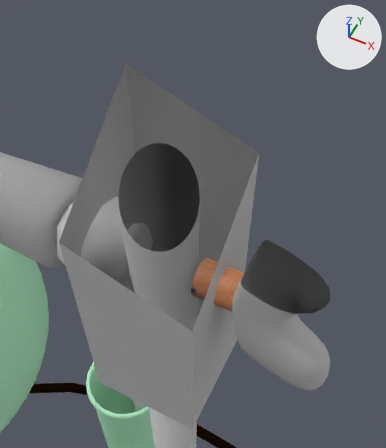
Before and after pictures for a commit that changed the Blender file Assets/models/house/floor02/lab/chem_lab01.blend.
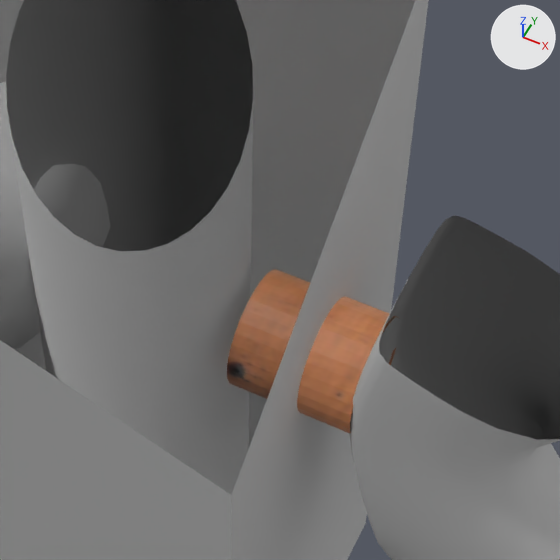
Each version appears first from a camera (50 mm lens) standing at (0.8021, -0.1823, 0.8411) and looking at (0.7504, -0.079, 0.712), and next in a close-up on the part from 30% to 78% of the width and 38% to 79% of the height. The lights are fixed; the arrows at upper right show +X, +Y and +Z. Everything nearer to the camera than a plane just in front of the edit is cut away.

In view in the first close-up: 'arm_base', 'arm_joint', 'leg', 'turn_key', 'turn_key_screw'.
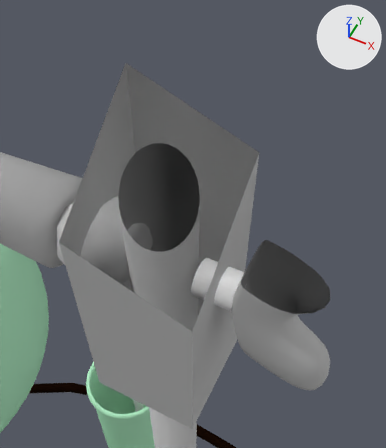
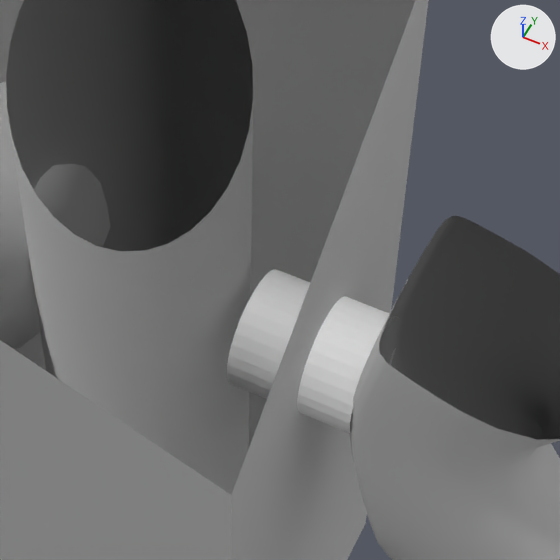
Location of each change, [x1, y1, x2, y2] in pixels of the close-ups (560 x 560 px):
'turn_key_screw', recoloured (brown to grey): [227, 269, 398, 433] in both

Diff of the bpy script that builds the scene:
```diff
--- a/Assets/models/house/floor02/lab/chem_lab01.blend.py
+++ b/Assets/models/house/floor02/lab/chem_lab01.blend.py
@@ me_cylinder_010 @@
 me_cylinder_010.from_pydata(...)  # 64 vertices, 32 faces; spans x -0.00661..0.00661, y -0.00661..0.00661, z -0.00707..0.00707
-me_cylinder_010.materials.append(mat_bronzecopper0032_s_color_png)  # picture img_bronzecopper0032_s_color_png
```
